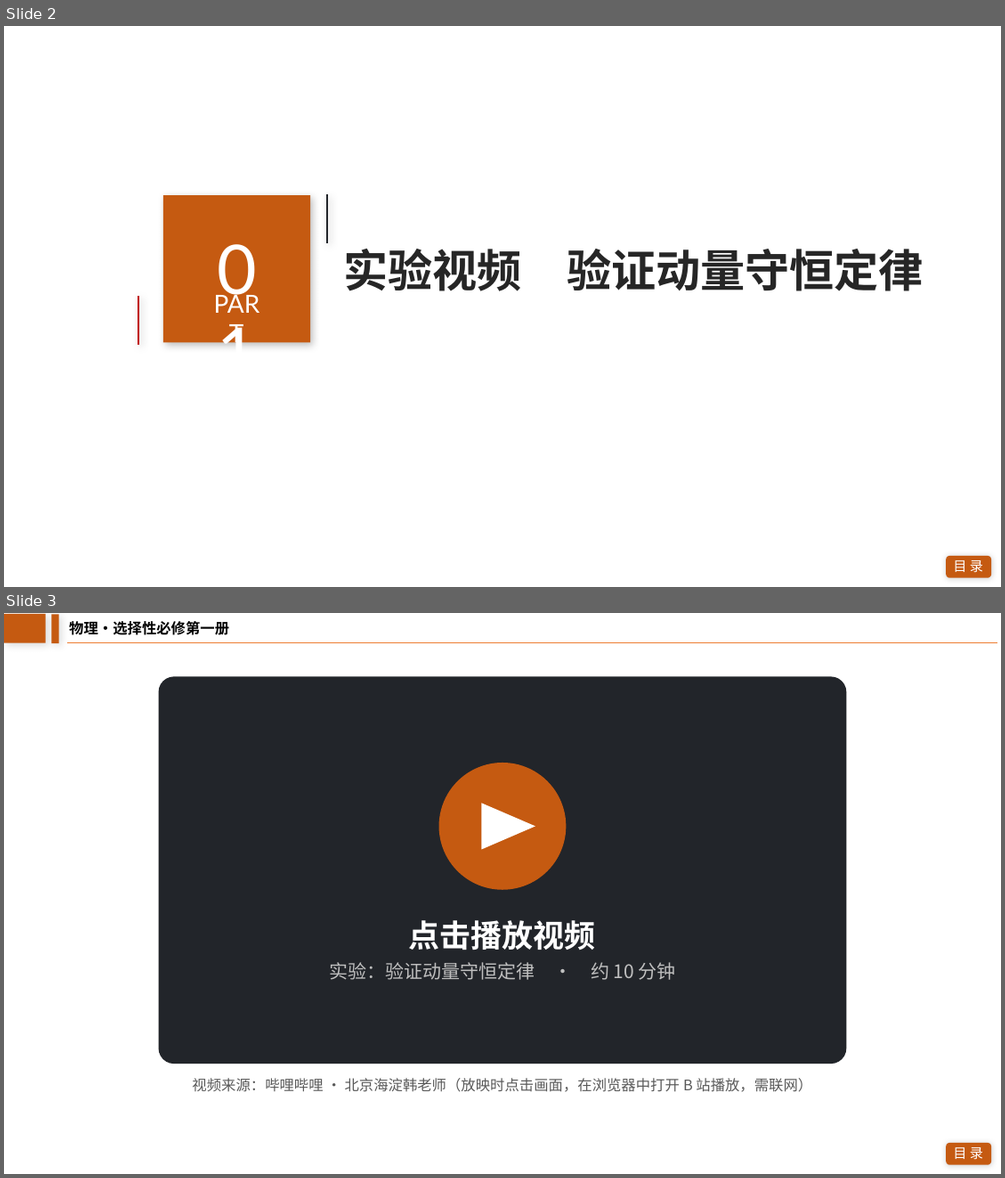
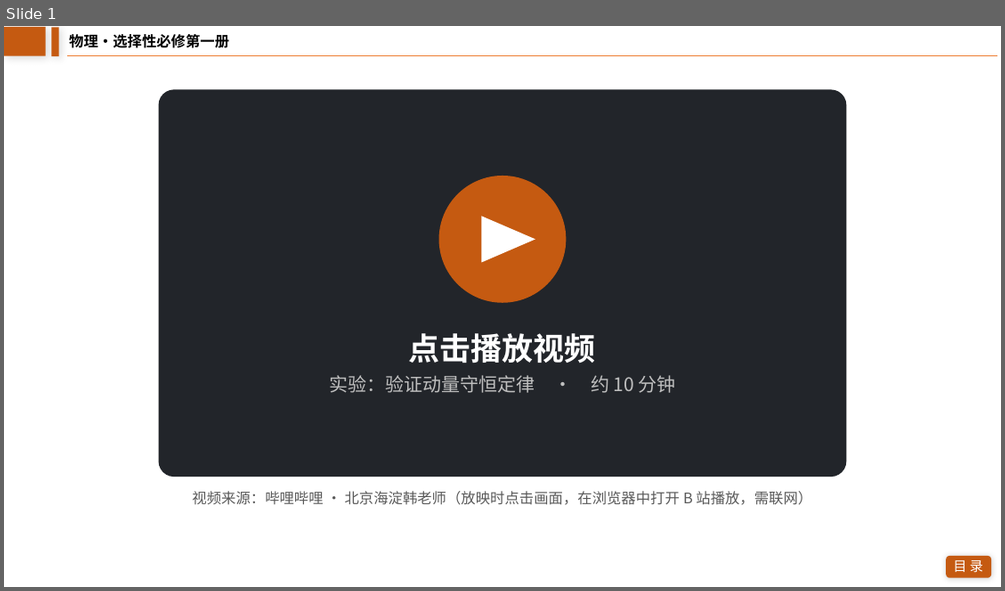
Before and after one commit to broshu/lab, a slide deck: ppt/实验：验证动量守恒定律.pptx. Shown one above the other, each under a label of ours: slides 2 and 3 before the commit, slide 1 after it. The pictures are 1005x1178 and 1005x591 pixels, drawn with LibreOffice and Linux fonts; fonts in the diff are those of the drawing; background and template pictures are left out. Boxes give left, top, right and bottom in pixels: in the first picture for what was removed or moved away, otherwise in the second. Text is boxed around its words. In the diff, an @@ line names an element or a change of style, - is before the commit and + after.

```diff
--- a/ppt/实验：验证动量守恒定律.pptx
+++ b/ppt/实验：验证动量守恒定律.pptx
@@ slide 2 removed at box(4, 26, 1001, 587), background picture (left out); not listed: 2 template elements that a slide beside it also shows @@
@@ rectangle removed at box(4, 26, 1001, 587) @@
@@ rectangle removed at box(4, 143, 1001, 443) @@
@@ rectangle removed at box(163, 195, 310, 342) @@
@@ line removed from (327, 194) to (327, 243) @@
@@ text removed at box(202, 223, 273, 313) @@
-01
@@ text removed at box(344, 248, 923, 291) @@
-实验视频 验证动量守恒定律
@@ text removed at box(202, 284, 269, 321) @@
-PART
@@ line removed from (138, 296) to (138, 345) @@
@@ what was slide 3 is now slide 1 @@
```
Also in this commit, not shown: 1 other slide removed.
